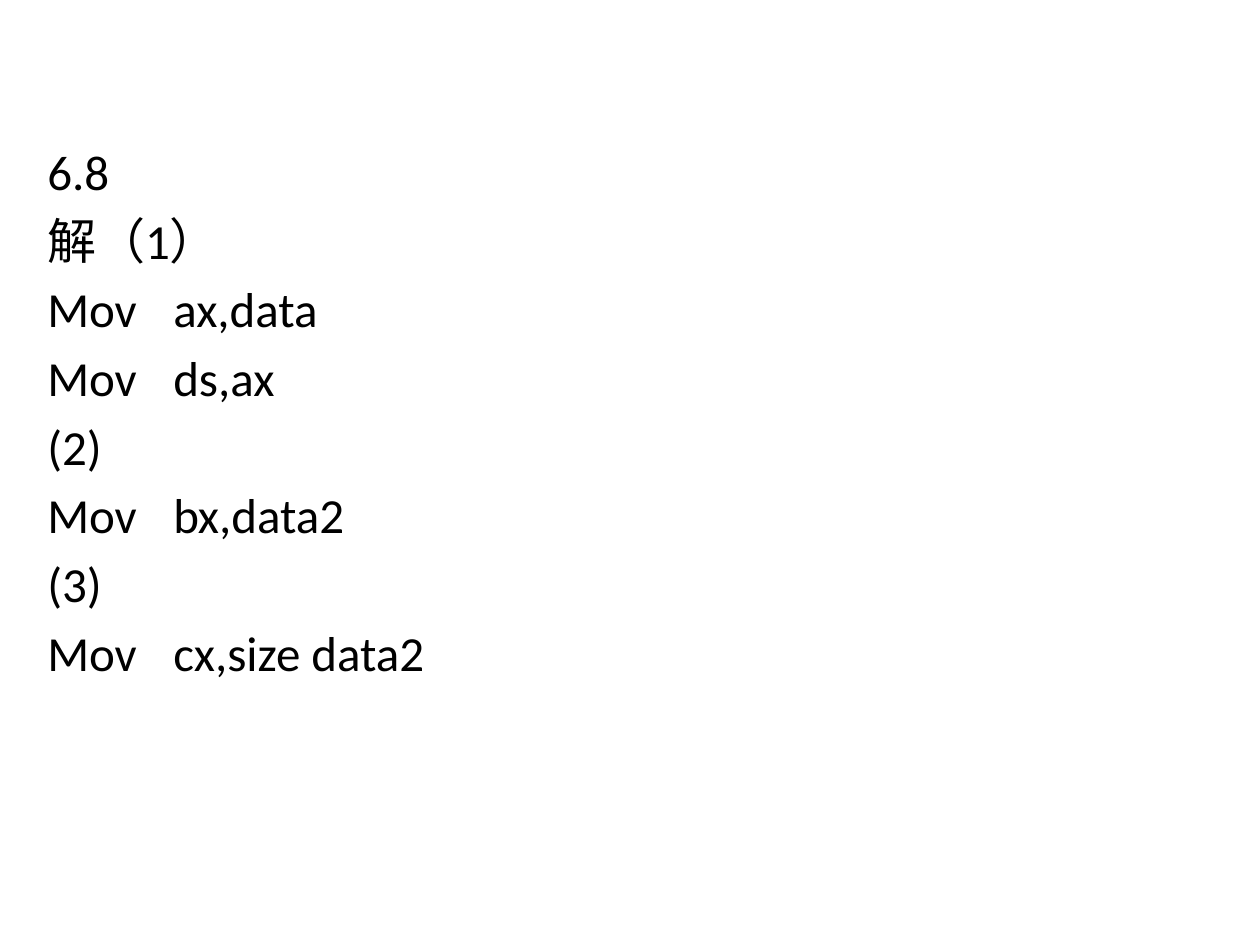
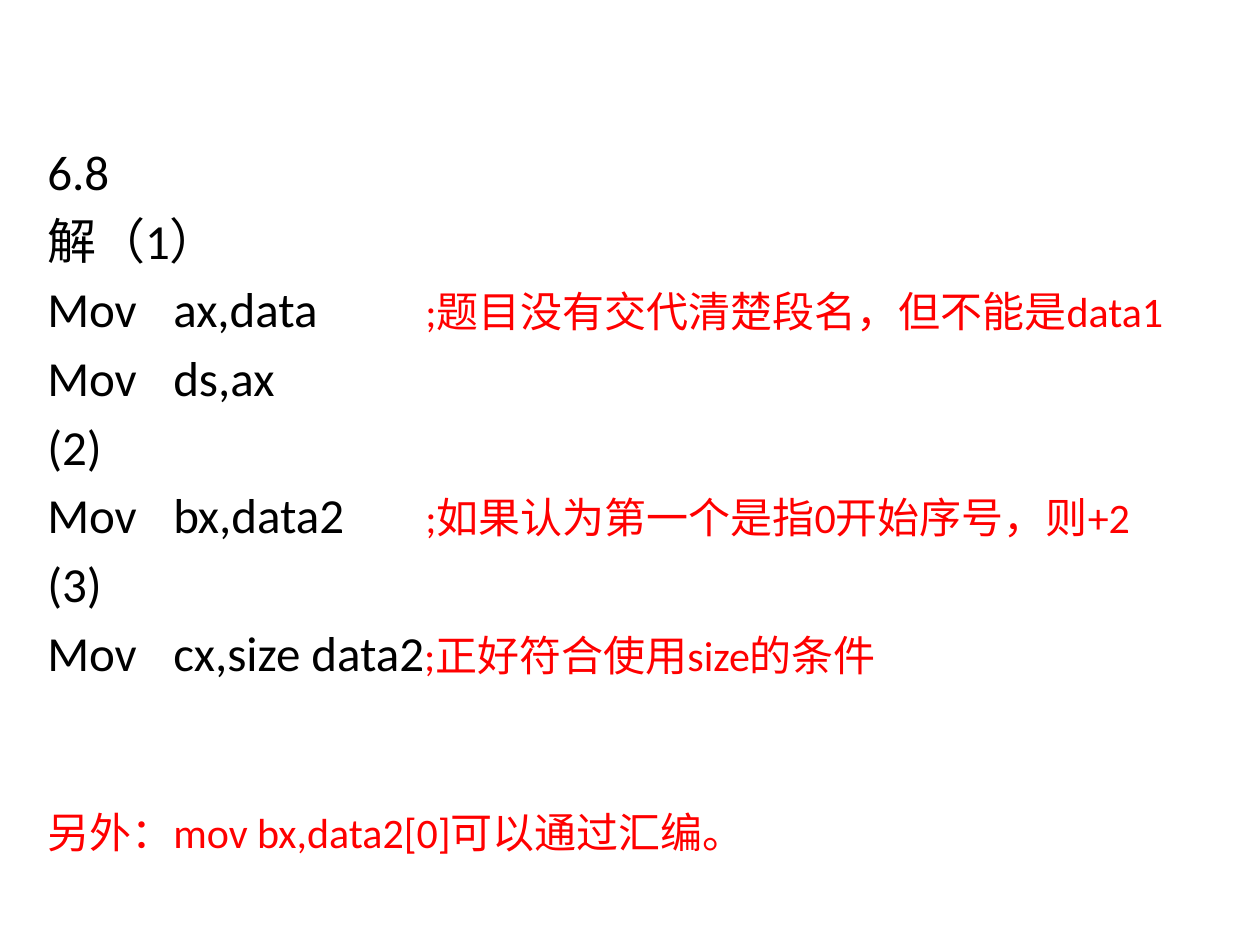
Before and after one commit to 3210448723/HnustExam, a slide deck: slide 26 of 汇编语言/汇编作业-有自己的修改.pptx. Drawn at 1260x945 pixels with LibreOffice and Linux fonts; fonts in the diff are those of the drawing. Boxes give left, top, right and bottom in pixels: in the first picture for what was removed or moved away, otherwise in the second. Text is boxed around its words. In the diff, an @@ line names an element or a change of style, - is before the commit and + after.

Commit message:
1.0

```diff
--- a/汇编语言/汇编作业-有自己的修改.pptx
+++ b/汇编语言/汇编作业-有自己的修改.pptx
@@ text at (x1=47, y1=293, x2=1163, y2=333): text changed; size 28 to 24 pt; text colour #000000 to #FF0000 @@
-Mov ax,data
+Mov ax,data ;题目没有交代清楚段名，但不能是data1
@@ text at (x1=47, y1=499, x2=1130, y2=539): text changed; size 28 to 24 pt; text colour #000000 to #FF0000 @@
-Mov bx,data2
+Mov bx,data2 ;如果认为第一个是指0开始序号，则+2
@@ text at (x1=47, y1=636, x2=876, y2=854): text changed; size 28 to 24 pt; text colour #000000 to #FF0000 @@
-Mov cx,size data2
+Mov cx,size data2;正好符合使用size的条件
+另外：mov bx,data2[0]可以通过汇编。
```
Also in this commit, not shown: 1 slide added, 2 slides removed.
